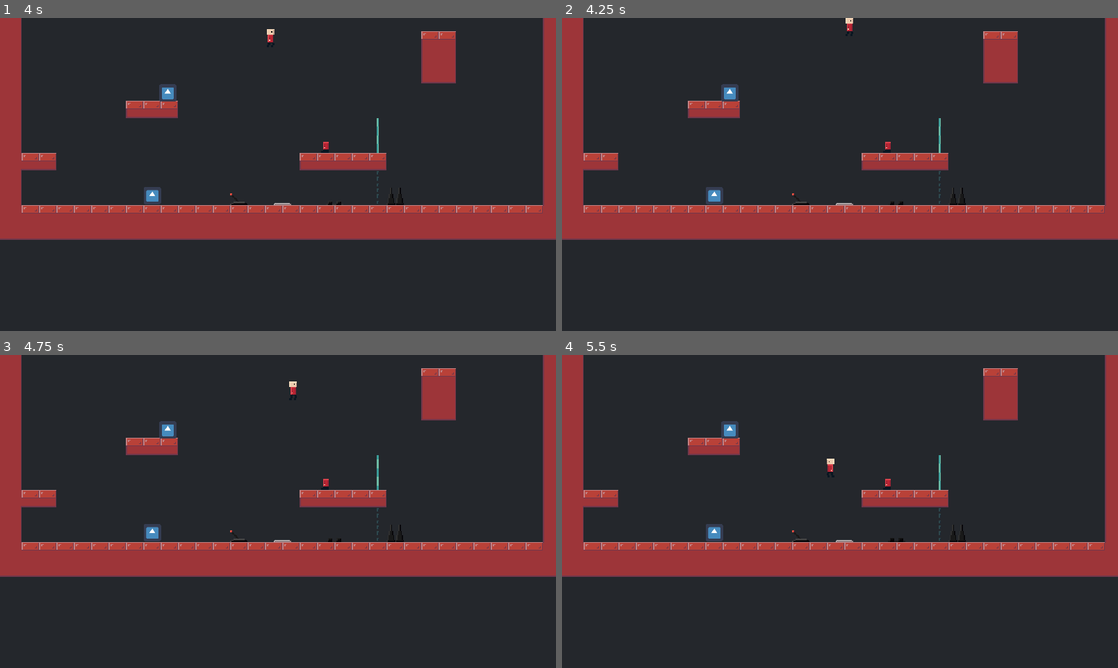
Above: before the commit, frames 1-4 (two rows, left to right).
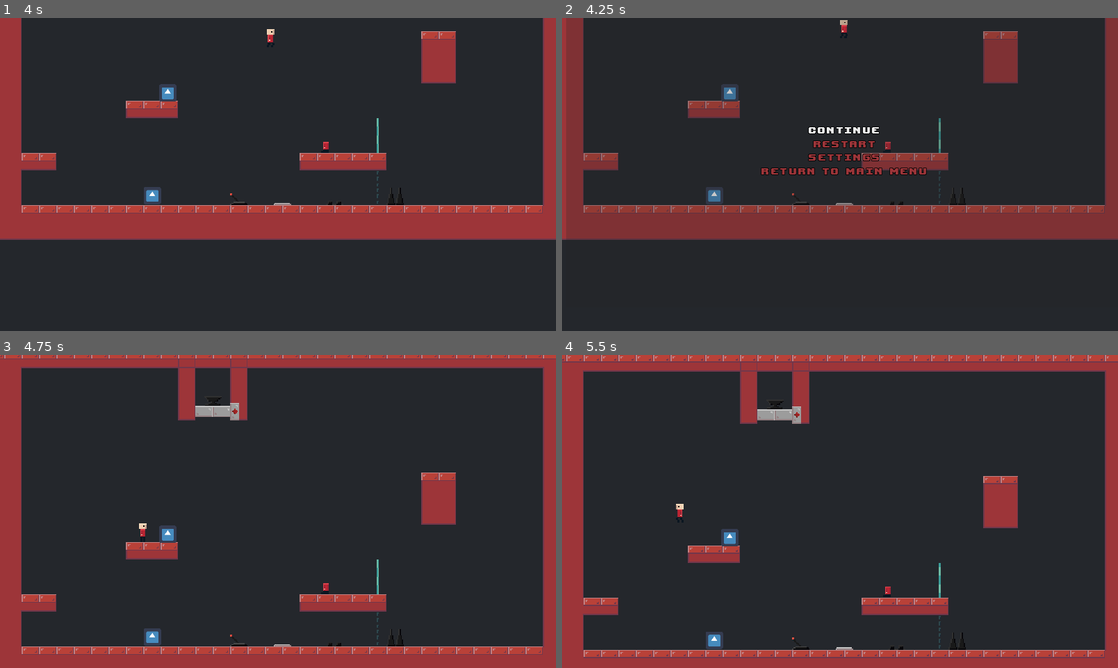
Above: after the commit, the same moments.

Repository: Lunatic-Games/kill-me-now
Game: Godot game, scene res://levels/level_test.tscn
Same seed, same stepped clock (60 frames per second), same inputs: the game is played once before the commit and once after it. The engine's default icon, where the game draws it, is replaced by a stand-in: a white triangle on a blue panel in a dark square.
Inputs (mouse positions are in pixels of both pictures, inside the frame that each line leads up to):
- Up to frame 1 (4 s): tap Enter at 0.5, 2 s; hold D (move_right) 0.53-2.03 s; tap E (interact) every 0.75 s from 0.6 to 3.6 s; tap Space (jump) at 0.77, 1.25, 1.52, 3.02, 3.5, 3.77 s; hold A (move_left) 2.03-2.78 s; hold D (move_right) from 2.78 s (still down)
- Up to frame 2 (4.25 s): keep holding D (move_right); tap Escape (pause, bound only after the commit) at 4.15 s
- Up to frame 3 (4.75 s): release D (move_right) at 4.25 s; click (283, 480) at 4.25 s, where only the run after the commit has a clickable "Restart"
- Up to frame 4 (5.5 s): hold A (move_left) from 5.03 s (still down); tap E (interact) at 5.1 s; tap Space (jump) at 5.27 s

Frame 1 is identical in both runs. In frame 2, 17% of the frame differs, in the area x 0-100%, y 0-71%; in frame 3, 30%; in frame 4, 30%, in the area x 0-100%, y 0-100%.

Commit message:
Pause menu

Diff:
--- /dev/null
+++ b/levels/level.gd
@@ -0,0 +1,8 @@
+extends Node2D
+
+
+func _unhandled_input(event):
+	if event.is_action_pressed("pause") and !$PauseMenu.visible:
+		get_tree().paused = true
+		$PauseMenu.popup()
+		get_tree().set_input_as_handled()
--- a/levels/level_test.tscn
+++ b/levels/level_test.tscn
@@ -13,6 +13,8 @@
 [ext_resource path="res://contraptions/pressure_plate/pressure_plate.tscn" type="PackedScene" id=11]
 [ext_resource path="res://contraptions/spikes/spikes.tscn" type="PackedScene" id=12]
 [ext_resource path="res://contraptions/electric_rail/electric_rail.tscn" type="PackedScene" id=13]
+[ext_resource path="res://menus/pause_menu/pause_menu.tscn" type="PackedScene" id=14]
+[ext_resource path="res://levels/level.gd" type="Script" id=15]
 
 [sub_resource type="GDScript" id=1]
 script/source = "extends \"res://contraptions/gate/gate.gd\"
@@ -40,6 +42,7 @@
 extents = Vector2( 48, 320 )
 
 [node name="LevelTest" type="Node2D"]
+script = ExtResource( 15 )
 
 [node name="TileMap" type="TileMap" parent="."]
 tile_set = ExtResource( 1 )
@@ -153,5 +156,11 @@
 
 [node name="CollisionShape2D" type="CollisionShape2D" parent="CameraBoundaries/Area2D6"]
 shape = SubResource( 3 )
+
+[node name="PauseMenu" parent="." instance=ExtResource( 14 )]
+margin_left = 504.0
+margin_top = 280.0
+margin_right = 504.0
+margin_bottom = 280.0
 [connection signal="pulled" from="Lever" to="Gate" method="_on_Lever_pulled"]
 [connection signal="toggled" from="PressurePlate" to="Gate" method="_on_PressurePlate_toggled"]
--- /dev/null
+++ b/menus/pause_menu/pause_menu.gd
@@ -0,0 +1,32 @@
+extends Popup
+
+
+func _unhandled_input(event):
+	if event.is_action_pressed("pause") and visible:
+		get_tree().paused = false
+		get_tree().set_input_as_handled()
+		hide()
+
+
+func _on_ContinueButton_pressed():
+	get_tree().paused = false
+	hide()
+
+
+func _on_RestartButton_pressed():
+	get_tree().paused = false
+	get_tree().reload_current_scene()
+
+
+func _on_SettingsButton_pressed():
+	$Settings.popup()
+	$Buttons.visible = false
+
+
+func _on_QuitButton_pressed():
+	get_tree().paused = false
+	get_tree().change_scene("res://menus/main_menu/main_menu.tscn")
+
+
+func _on_Settings_popup_hide():
+	$Buttons.visible = true
--- /dev/null
+++ b/menus/pause_menu/pause_menu.tscn
@@ -0,0 +1,66 @@
+[gd_scene load_steps=4 format=2]
+
+[ext_resource path="res://menus/menu_button.tscn" type="PackedScene" id=1]
+[ext_resource path="res://menus/settings/settings.tscn" type="PackedScene" id=2]
+[ext_resource path="res://menus/pause_menu/pause_menu.gd" type="Script" id=3]
+
+[node name="PauseMenu" type="Popup"]
+pause_mode = 2
+anchor_right = 1.0
+anchor_bottom = 1.0
+popup_exclusive = true
+script = ExtResource( 3 )
+__meta__ = {
+"_edit_use_anchors_": false
+}
+
+[node name="ColorRect" type="ColorRect" parent="."]
+anchor_right = 1.0
+anchor_bottom = 1.0
+color = Color( 0.133333, 0.133333, 0.133333, 0.247059 )
+__meta__ = {
+"_edit_use_anchors_": false
+}
+
+[node name="Buttons" type="VBoxContainer" parent="."]
+anchor_left = 0.5
+anchor_top = 0.5
+anchor_right = 0.5
+anchor_bottom = 0.5
+margin_left = -152.5
+margin_top = -50.0
+margin_right = 152.5
+margin_bottom = 50.0
+alignment = 1
+__meta__ = {
+"_edit_use_anchors_": false
+}
+
+[node name="ContinueButton" parent="Buttons" instance=ExtResource( 1 )]
+margin_right = 305.0
+text = "Continue"
+
+[node name="RestartButton" parent="Buttons" instance=ExtResource( 1 )]
+margin_top = 26.0
+margin_right = 305.0
+margin_bottom = 48.0
+text = "Restart"
+
+[node name="SettingsButton" parent="Buttons" instance=ExtResource( 1 )]
+margin_top = 52.0
+margin_right = 305.0
+margin_bottom = 74.0
+text = "Settings"
+
+[node name="QuitButton" parent="Buttons" instance=ExtResource( 1 )]
+margin_top = 78.0
+margin_right = 305.0
+margin_bottom = 100.0
+text = "Return to main menu"
+
+[node name="Settings" parent="." instance=ExtResource( 2 )]
+[connection signal="pressed" from="Buttons/ContinueButton" to="." method="_on_ContinueButton_pressed"]
+[connection signal="pressed" from="Buttons/RestartButton" to="." method="_on_RestartButton_pressed"]
+[connection signal="pressed" from="Buttons/SettingsButton" to="." method="_on_SettingsButton_pressed"]
+[connection signal="pressed" from="Buttons/QuitButton" to="." method="_on_QuitButton_pressed"]
+[connection signal="popup_hide" from="Settings" to="." method="_on_Settings_popup_hide"]
--- a/project.godot
+++ b/project.godot
@@ -54,24 +54,28 @@
 "deadzone": 0.5,
 "events": [ Object(InputEventKey,"resource_local_to_scene":false,"resource_name":"","device":0,"alt":false,"shift":false,"control":false,"meta":false,"command":false,"pressed":false,"scancode":65,"unicode":0,"echo":false,"script":null)
 , Object(InputEventJoypadButton,"resource_local_to_scene":false,"resource_name":"","device":0,"button_index":14,"pressure":0.0,"pressed":false,"script":null)
+, Object(InputEventKey,"resource_local_to_scene":false,"resource_name":"","device":0,"alt":false,"shift":false,"control":false,"meta":false,"command":false,"pressed":false,"scancode":16777231,"unicode":0,"echo":false,"script":null)
  ]
 }
 ui_right={
 "deadzone": 0.5,
 "events": [ Object(InputEventKey,"resource_local_to_scene":false,"resource_name":"","device":0,"alt":false,"shift":false,"control":false,"meta":false,"command":false,"pressed":false,"scancode":68,"unicode":0,"echo":false,"script":null)
 , Object(InputEventJoypadButton,"resource_local_to_scene":false,"resource_name":"","device":0,"button_index":15,"pressure":0.0,"pressed":false,"script":null)
+, Object(InputEventKey,"resource_local_to_scene":false,"resource_name":"","device":0,"alt":false,"shift":false,"control":false,"meta":false,"command":false,"pressed":false,"scancode":16777233,"unicode":0,"echo":false,"script":null)
  ]
 }
 ui_up={
 "deadzone": 0.5,
 "events": [ Object(InputEventKey,"resource_local_to_scene":false,"resource_name":"","device":0,"alt":false,"shift":false,"control":false,"meta":false,"command":false,"pressed":false,"scancode":87,"unicode":0,"echo":false,"script":null)
 , Object(InputEventJoypadButton,"resource_local_to_scene":false,"resource_name":"","device":0,"button_index":12,"pressure":0.0,"pressed":false,"script":null)
+, Object(InputEventKey,"resource_local_to_scene":false,"resource_name":"","device":0,"alt":false,"shift":false,"control":false,"meta":false,"command":false,"pressed":false,"scancode":16777232,"unicode":0,"echo":false,"script":null)
  ]
 }
 ui_down={
 "deadzone": 0.5,
 "events": [ Object(InputEventKey,"resource_local_to_scene":false,"resource_name":"","device":0,"alt":false,"shift":false,"control":false,"meta":false,"command":false,"pressed":false,"scancode":83,"unicode":0,"echo":false,"script":null)
 , Object(InputEventJoypadButton,"resource_local_to_scene":false,"resource_name":"","device":0,"button_index":13,"pressure":0.0,"pressed":false,"script":null)
+, Object(InputEventKey,"resource_local_to_scene":false,"resource_name":"","device":0,"alt":false,"shift":false,"control":false,"meta":false,"command":false,"pressed":false,"scancode":16777234,"unicode":0,"echo":false,"script":null)
  ]
 }
 jump={
@@ -113,6 +117,12 @@
 , Object(InputEventJoypadButton,"resource_local_to_scene":false,"resource_name":"","device":-1,"button_index":1,"pressure":0.0,"pressed":false,"script":null)
  ]
 }
+pause={
+"deadzone": 0.5,
+"events": [ Object(InputEventKey,"resource_local_to_scene":false,"resource_name":"","device":0,"alt":false,"shift":false,"control":false,"meta":false,"command":false,"pressed":false,"scancode":16777217,"unicode":0,"echo":false,"script":null)
+, Object(InputEventJoypadButton,"resource_local_to_scene":false,"resource_name":"","device":-1,"button_index":11,"pressure":0.0,"pressed":false,"script":null)
+ ]
+}
 
 [rendering]
 
--- a/soul/camera.gd
+++ b/soul/camera.gd
@@ -16,10 +16,8 @@
 		var horizontal = size.x > size.y
 		if horizontal:
 			if pos.y < global_position.y:
-				print("top")
 				limit_top = max(pos.y + size.y / 2, limit_top)
 			else:
-				print("bottom")
 				limit_bottom = min(pos.y - size.y / 2, limit_bottom)
 		else:
 			if pos.x > global_position.x:
Not shown: 1 places in levels/level_test.tscn that only renumber resources
Not shown, changed: contraptions/electric_rail/electric_rail.pyxel
Not shown, changed: contraptions/spikes/spikes.pyxel
